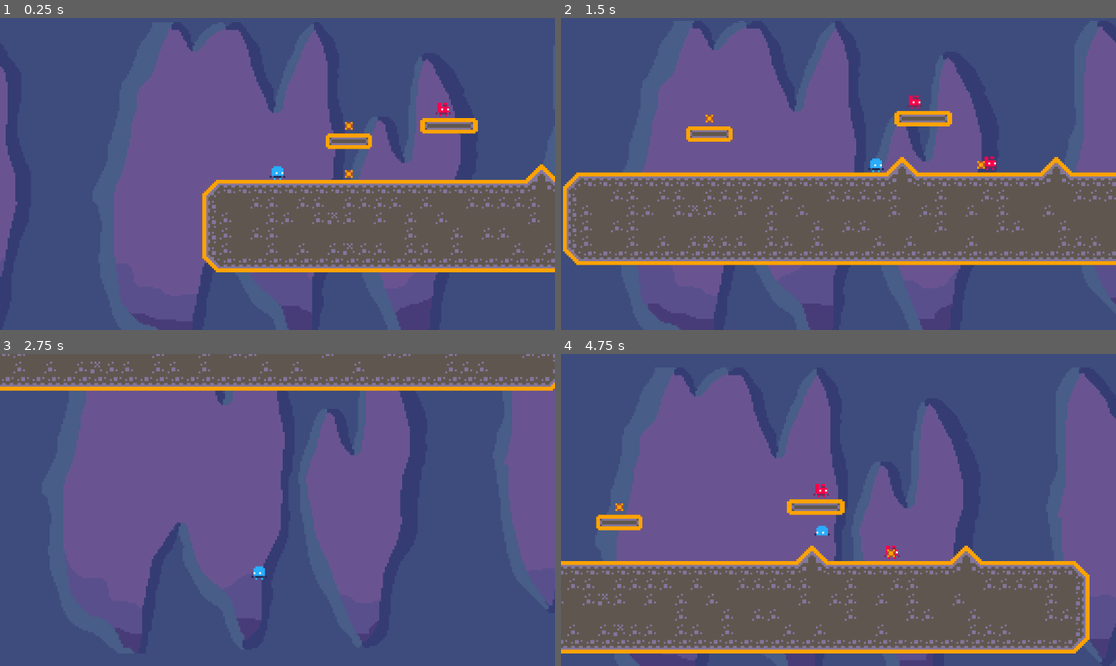
Above: before the commit, frames 1-4 (two rows, left to right).
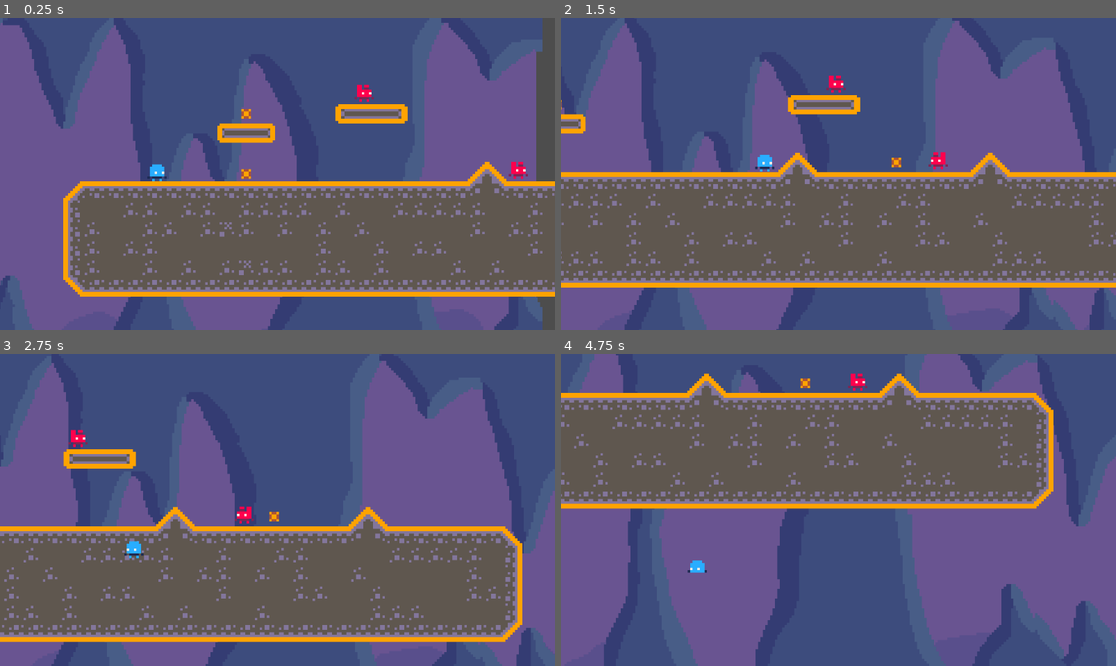
Above: after the commit, the same moments.

Repository: Miles-Miles2/GMTK2024
Game: Godot game, scene res://Tileset/root.tscn
Same seed, same stepped clock (60 frames per second), same inputs: the game is played once before the commit and once after it.
Inputs:
- Up to frame 1 (0.25 s): no input
- Up to frame 2 (1.5 s): hold D (move_right) from 0.53 s (still down); tap L (slow_plat) at 0.6 s; tap W (jump) at 0.77 s; tap O (speed_plat) at 1.35 s
- Up to frame 3 (2.75 s): tap W (jump) at 1.52 s; release D (move_right) at 2.03 s; hold A (move_left) from 2.03 s (still down); tap L (slow_plat) at 2.1 s
- Up to frame 4 (4.75 s): release A (move_left) at 2.78 s; hold D (move_right) 2.78-4.28 s; tap O (speed_plat) at 2.85, 4.35 s; tap W (jump) at 3.02, 3.77, 4.52 s; tap L (slow_plat) at 3.6 s; hold A (move_left) from 4.28 s (still down)

The runs differ from the first frame. In frame 1, 61% of the frame differs, in the area x 0-100%, y 0-100%; in frame 2, 50%; in frame 3, 81%; in frame 4, 79%.

Commit message:
misc modifications

Diff:
--- a/Scripts/slime copy.gd
+++ b/Scripts/slime copy.gd
@@ -9,7 +9,7 @@
 #signal animation_done
 
 
-var SPEED = 2000
+var SPEED = 4000
 
 @export var speedMult: float = 1
 
--- a/Tileset/root.tscn
+++ b/Tileset/root.tscn
@@ -30,7 +30,8 @@
 
 [node name="Camera2D" type="Camera2D" parent="." node_paths=PackedStringArray("player")]
 position = Vector2(39, -5)
-zoom = Vector2(4, 4)
+offset = Vector2(50, 0)
+zoom = Vector2(5, 5)
 position_smoothing_speed = 1.0
 script = ExtResource("3_locxl")
 player = NodePath("../Player")
@@ -39,18 +40,20 @@
 
 [node name="ParallaxLayer" type="ParallaxLayer" parent="Camera2D/ParallaxBackground"]
 motion_scale = Vector2(0.1, 0.1)
-motion_offset = Vector2(100, 50)
+motion_offset = Vector2(0, 50)
 motion_mirroring = Vector2(440, 0)
 
 [node name="Sprite2D" type="Sprite2D" parent="Camera2D/ParallaxBackground/ParallaxLayer"]
+texture_repeat = 2
 texture = ExtResource("8_57dab")
 
 [node name="ParallaxLayer2" type="ParallaxLayer" parent="Camera2D/ParallaxBackground"]
 motion_scale = Vector2(0.2, 0.2)
-motion_offset = Vector2(100, 75)
+motion_offset = Vector2(0, 75)
 motion_mirroring = Vector2(440, 0)
 
 [node name="Sprite2D" type="Sprite2D" parent="Camera2D/ParallaxBackground/ParallaxLayer2"]
+texture_repeat = 2
 texture = ExtResource("9_rae86")
 
 [node name="killzone" parent="." instance=ExtResource("4_ix7kd")]
--- a/default_bus_layout.tres
+++ b/default_bus_layout.tres
@@ -5,7 +5,7 @@
 bus/1/solo = false
 bus/1/mute = false
 bus/1/bypass_fx = false
-bus/1/volume_db = -27.0257
+bus/1/volume_db = -12.4611
 bus/1/send = &"Master"
 bus/2/name = &"SFX"
 bus/2/solo = false
--- a/project.godot
+++ b/project.godot
@@ -18,6 +18,10 @@
 [autoload]
 
 Music="*res://music.tscn"
+
+[display]
+
+window/size/resizable=false
 
 [dotnet]
 
